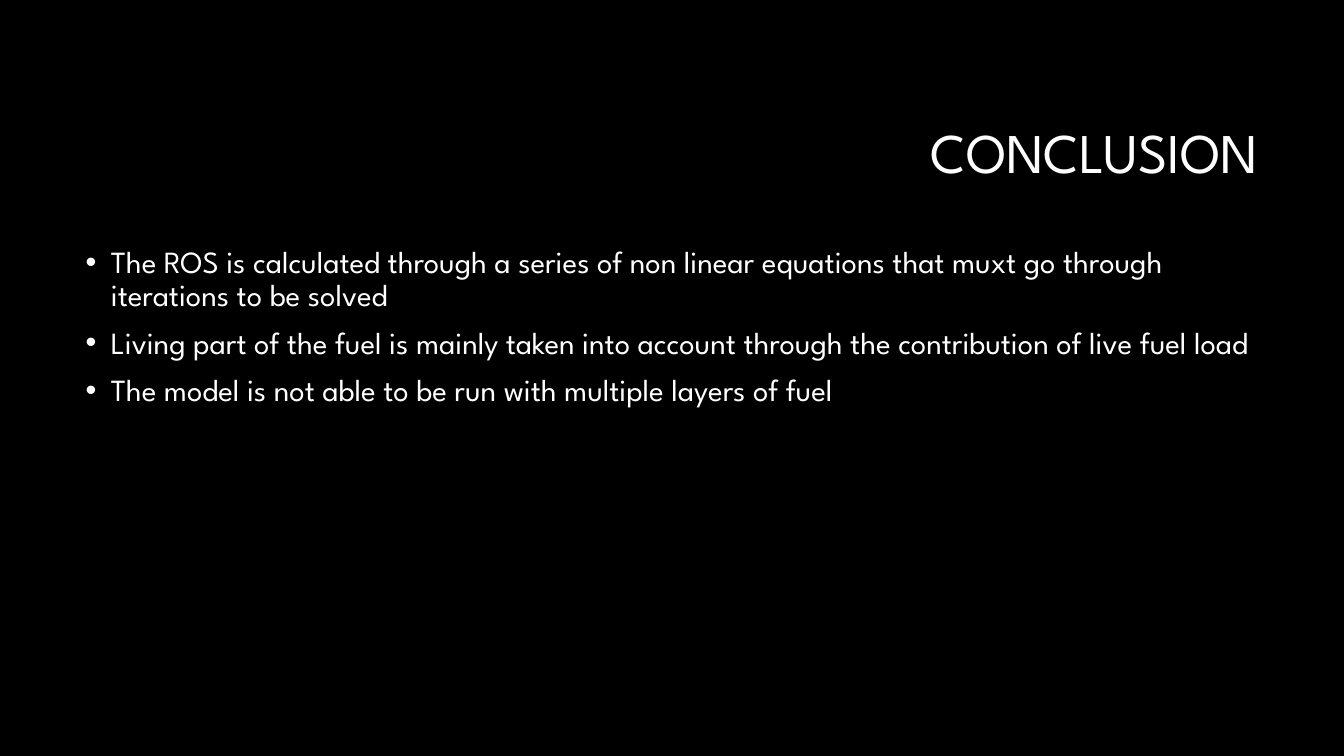
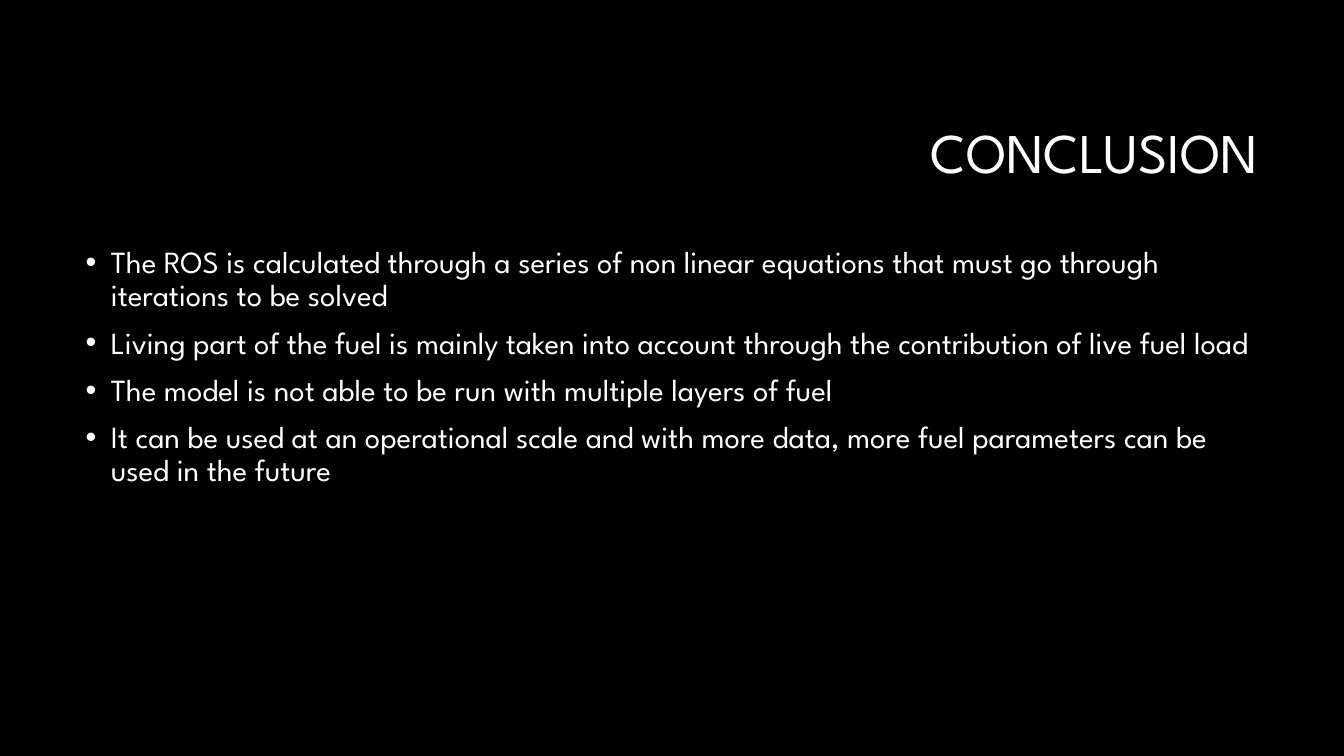
Before and after one commit to Jeremy-Benik/Meeting_Notes, a slide deck: slide 19 of Presentations/Balbi_2022_presentation.pptx (slide 20 before the commit). Drawn at 1344x756 pixels with LibreOffice and Linux fonts; fonts in the diff are those of the drawing; background and template pictures are left out. Boxes give left, top, right and bottom in pixels: in the first picture for what was removed or moved away, otherwise in the second. Text is boxed around its words. In the diff, an @@ line names an element or a change of style, - is before the commit and + after.

Commit message:
Adding new presentations

```diff
--- a/Presentations/Balbi_2022_presentation.pptx
+++ b/Presentations/Balbi_2022_presentation.pptx
@@ text at bbox=[111, 251, 1159, 307]: text changed @@
-• The ROS is calculated through a series of non linear equations that muxt go through iterations to be solved
+• The ROS is calculated through a series of non linear equations that must go through iterations to be solved
@@ text at bbox=[111, 426, 1207, 482]: paragraph added @@
+• It can be used at an operational scale and with more data, more fuel parameters can be used in the future
```
Also in this commit, not shown: 5 other slides changed, 1 slide added, 2 slides removed, 1 other file.
